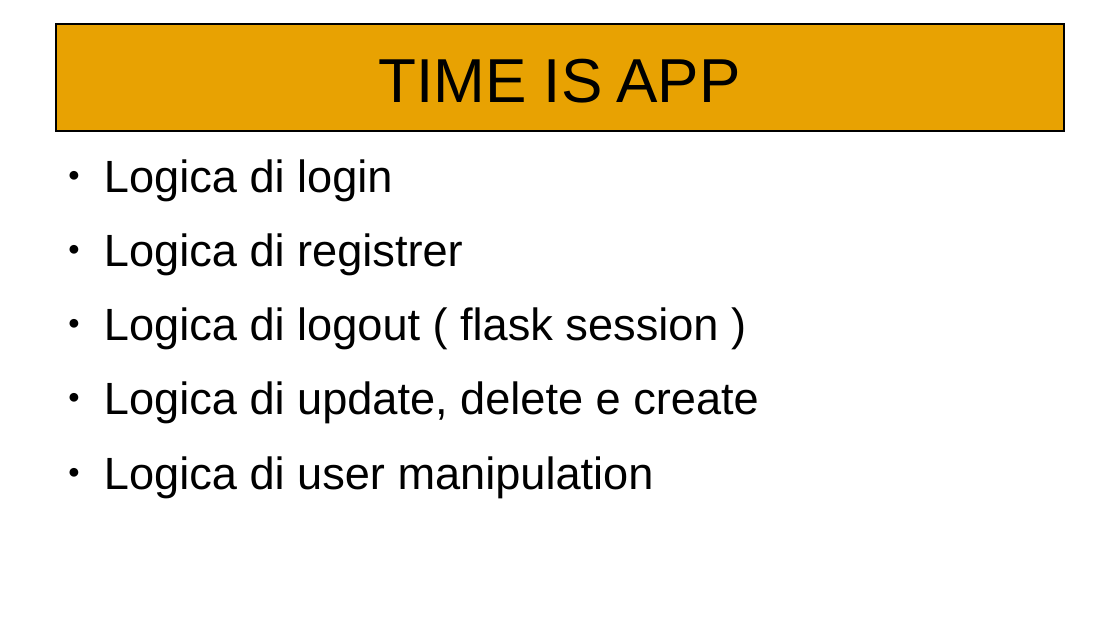
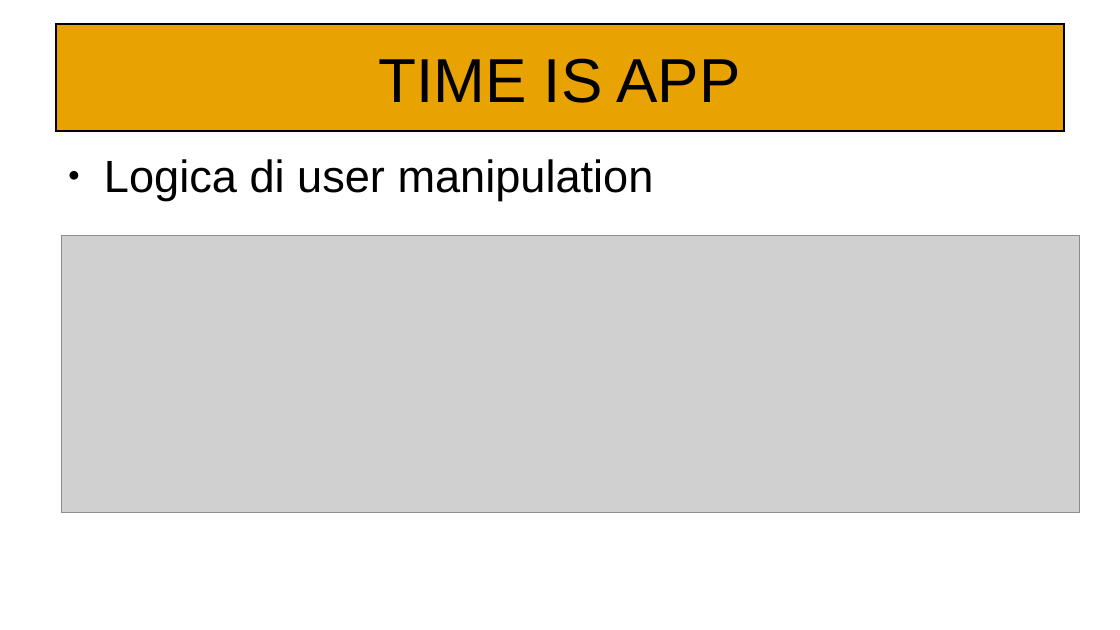
Before and after one commit to Kilne/Progetto_TecWeb, a slide deck: slide 10 of Relazioni/Maiuri.odp (slide 8 before the commit). Drawn at 1120x630 pixels with LibreOffice and Linux fonts; fonts in the diff are those of the drawing; grey boxes stand for pictures. Boxes give left, top, right and bottom in pixels: in the first picture for what was removed or moved away, otherwise in the second. Text is boxed around its words. In the diff, an @@ line names an element or a change of style, - is before the commit and + after.

```diff
--- a/Relazioni/Maiuri.odp
+++ b/Relazioni/Maiuri.odp
@@ text at bbox=[104, 159, 758, 423]: paragraphs removed @@
-● Logica di login
-● Logica di registrer
-● Logica di logout ( flask session )
-● Logica di update, delete e create
@@ picture added at bbox=[61, 236, 1080, 513] @@
```
Also in this commit, not shown: 5 other slides changed, 1 slide added, 1 slide removed.
